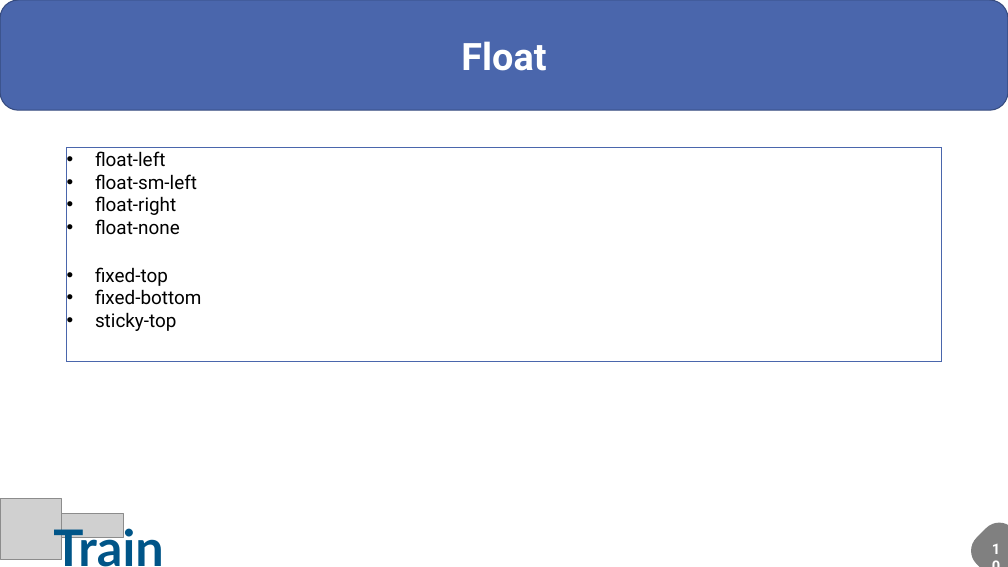
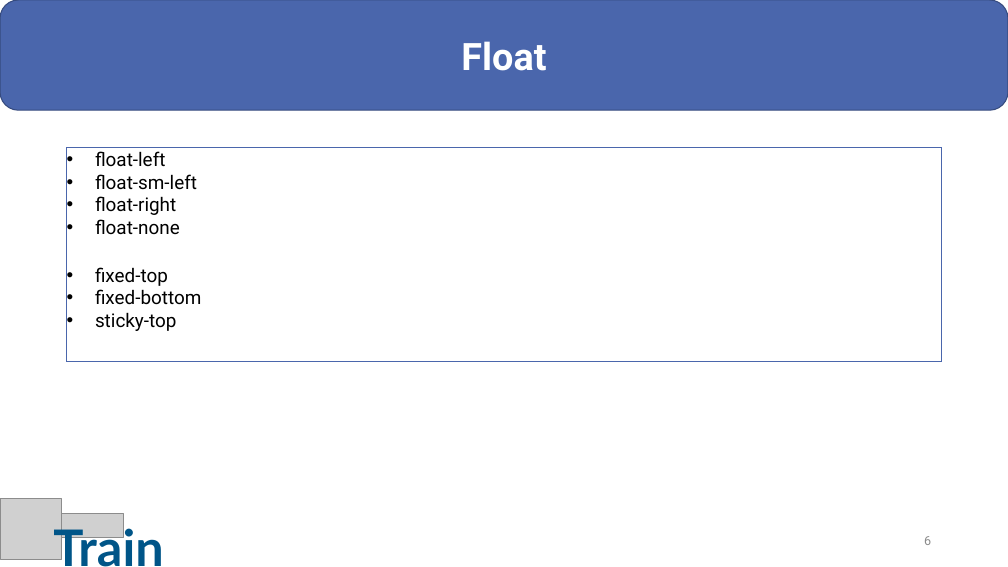
Before and after one commit to sesh86/HTML_CSS, a slide deck: slide 6 of iTrain - Bootstrap.pptx. Drawn at 1008x567 pixels with LibreOffice and Linux fonts; fonts in the diff are those of the drawing; grey boxes stand for pictures. Boxes give left, top, right and bottom in pixels: in the first picture for what was removed or moved away, otherwise in the second. Text is boxed around its words. In the diff, an @@ line names an element or a change of style, - is before the commit and + after.

```diff
--- a/iTrain - Bootstrap.pptx
+++ b/iTrain - Bootstrap.pptx
@@ page number added at box(924, 536, 931, 545), 12 pt, text #8C8C8C @@
+6
@@ freeform shape removed at box(964, 516, 1008, 567) @@
```
Also in this commit, not shown: 17 other slides changed, 1 slide added, 29 other files.
